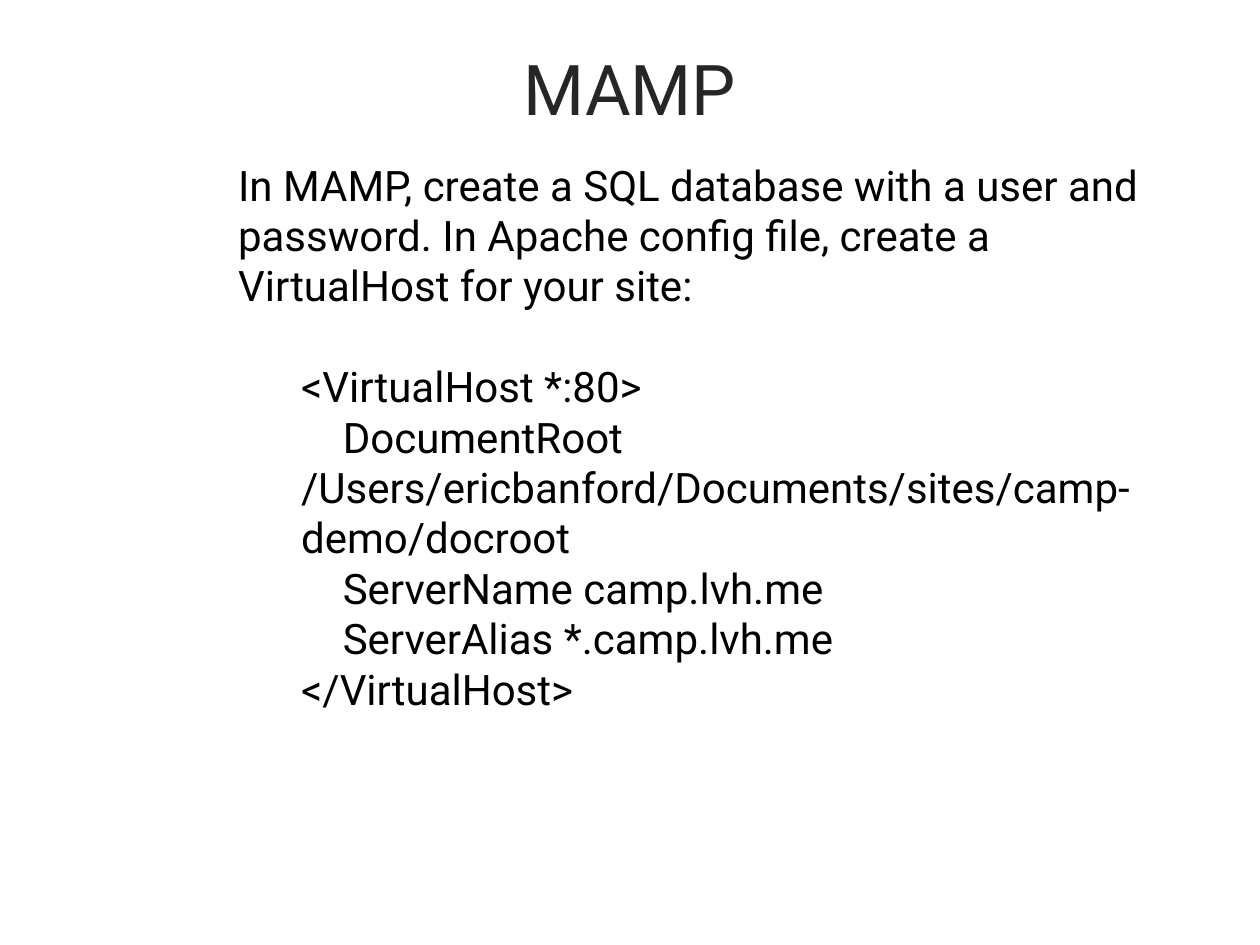
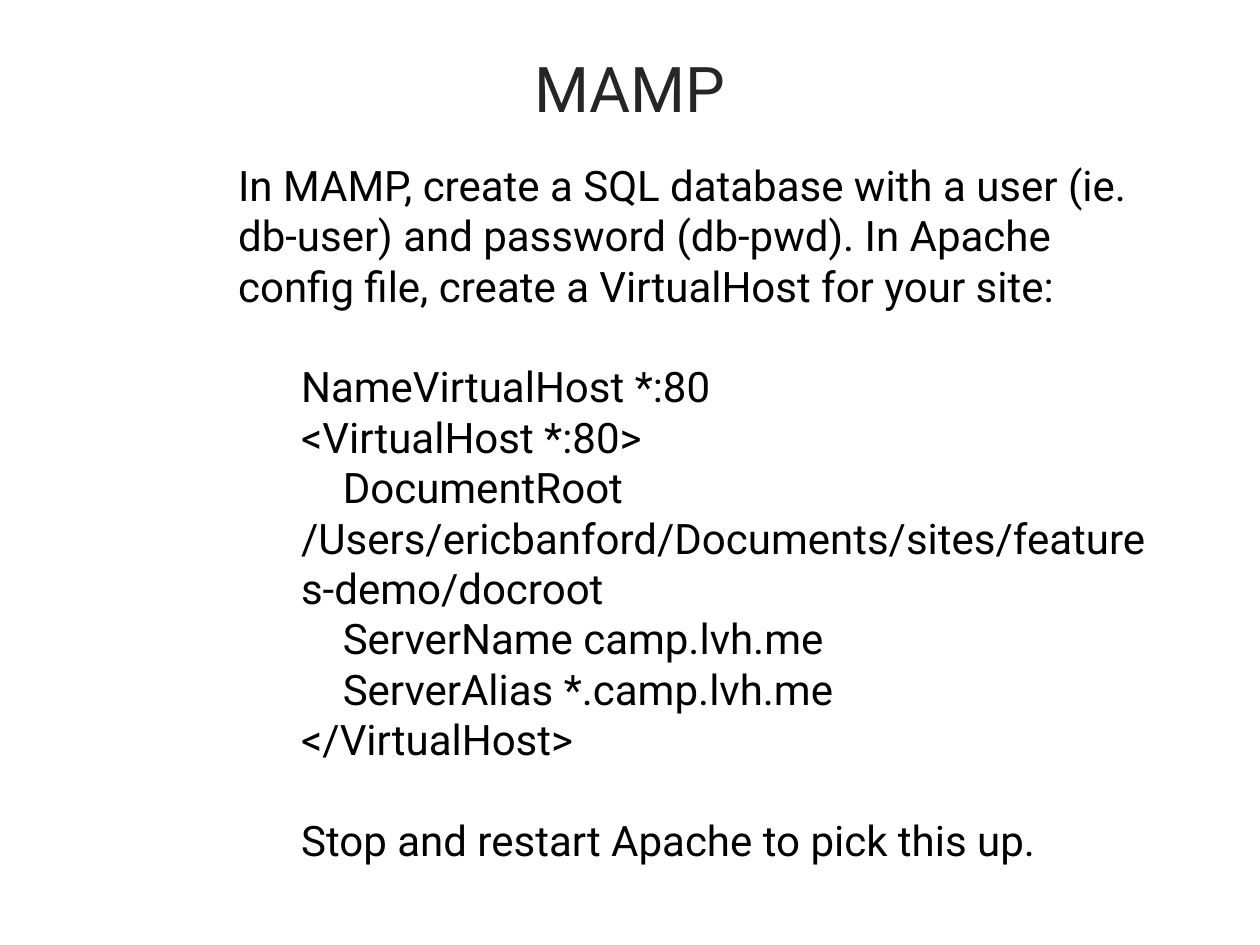
Before and after one commit to ebanford/news-features-start, a slide deck: slide 5 of FeedsDemoPresentation.pptx. Drawn at 1260x945 pixels with LibreOffice and Linux fonts; fonts in the diff are those of the drawing; background and template pictures are left out. Boxes give left, top, right and bottom in pixels: in the first picture for what was removed or moved away, otherwise in the second. Text is boxed around its words. In the diff, an @@ line names an element or a change of style, - is before the commit and + after.

```diff
--- a/FeedsDemoPresentation.pptx
+++ b/FeedsDemoPresentation.pptx
@@ title "MAMP" at [534,67,725,112]: size 40 to 36 pt @@
@@ text at [238,167,1126,403]: text changed @@
-In MAMP, create a SQL database with a user and password. In Apache config file, create a VirtualHost for your site:
+In MAMP, create a SQL database with a user (ie. db-user) and password (db-pwd). In Apache config file, create a VirtualHost for your site:
+  NameVirtualHost *:80
@@ text at [301,473,1145,607]: text changed @@
-  DocumentRoot /Users/ericbanford/Documents/sites/camp-demo/docroot
+  DocumentRoot /Users/ericbanford/Documents/sites/features-demo/docroot
@@ text at [301,824,1035,865]: paragraph added @@
+  Stop and restart Apache to pick this up.
```
Also in this commit, not shown: 32 other slides changed, 2 slides added, 5 slides removed, 1 other file.
